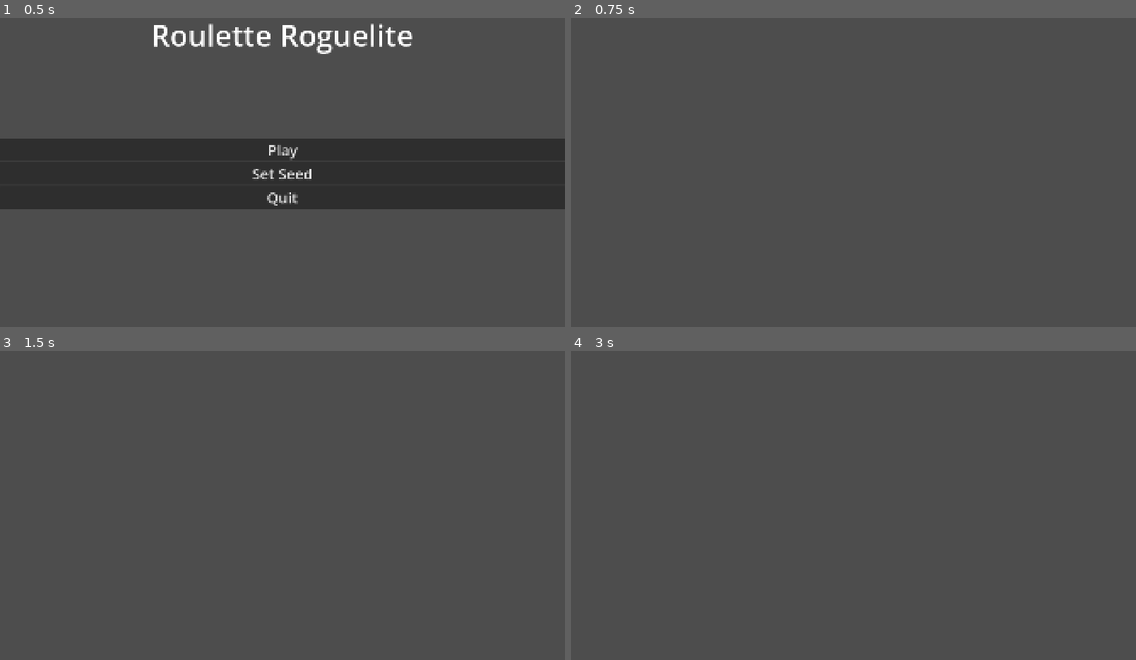
Above: before the commit, frames 1-4 (two rows, left to right).
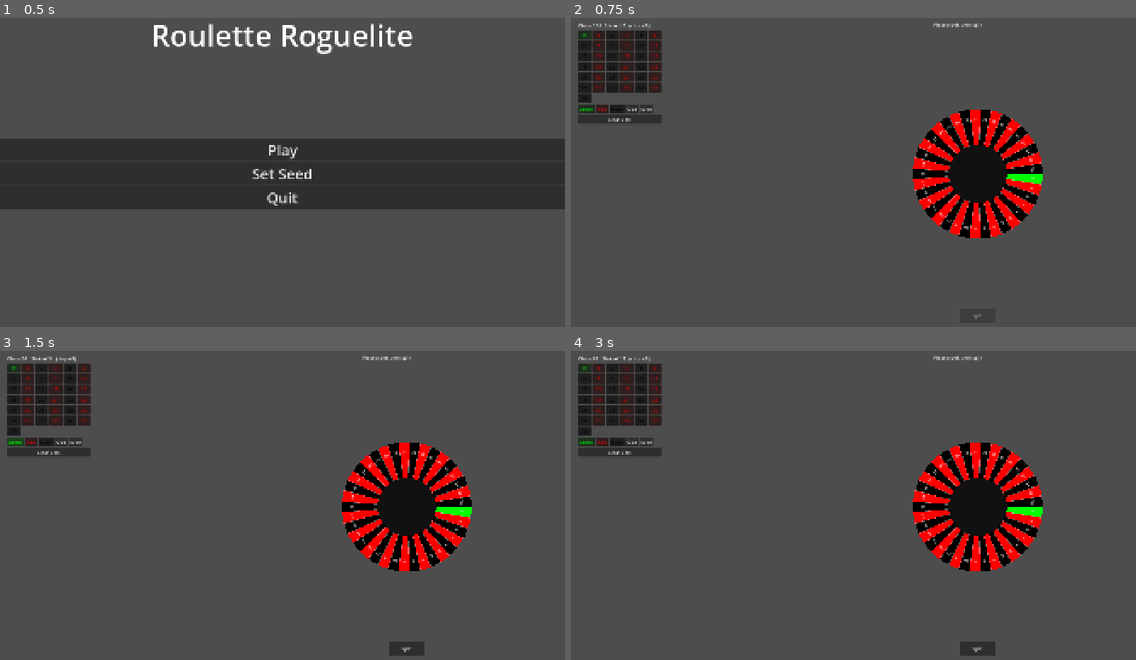
Above: after the commit, the same moments.

Repository: ruzet/Roulette-Roguelite
Game: Godot game, scene res://MainMenu.tscn
Two runs of this game, one before a commit and one after it. Both use one fixed random seed, a clock stepped at 60 frames per second and the inputs below.
Inputs (mouse positions are in pixels of both pictures, inside the frame that each line leads up to):
- Up to frame 1 (0.5 s): no input
- Up to frame 2 (0.75 s): click "Play" at 0.5 s
- Up to frame 3 (1.5 s): click (16, 440) at 1.25 s, where only the run after the commit has a clickable "Green"
- Up to frame 4 (3 s): click (604, 440) at 2 s, where only the run after the commit has a clickable "Red"; click (616, 440) at 2.75 s, where only the run after the commit has a clickable "Black"

Frame 1 is identical in both runs. In frame 2, 11% of the frame differs, in the area x 1-84%, y 1-98%; in frame 3, 11%, in the area x 1-84%, y 1-99%; in frame 4, 11%.

Commit message:
more framework files (by framework i mean base roulette)

Diff:
--- /dev/null
+++ b/BetBook.gd
@@ -0,0 +1,43 @@
+class_name BetBook
+extends RefCounted
+signal Changed
+
+var Balance = 100
+var PayoutMultiplier = 1
+var Bets = []
+
+func PlaceBet(Type: BetType, Stake: int):
+	var Existing = false
+	if Stake <= 0 or Stake > Balance: return false
+	Balance -= Stake
+
+	for Bet in Bets:
+		if Bet.Type.ID == Type.ID:
+			Bet.Stake += Stake
+			Existing = true
+			break
+
+	if not Existing: Bets.append({"Type": Type, "Stake": Stake})
+	Changed.emit()
+	return true
+
+func TotalStaked():
+	var Total = 0
+	for Bet in Bets: Total += Bet.Stake
+	return Total
+
+func ResolveBets(Results: Array[PocketData]) -> Dictionary:
+	var Staked = TotalStaked()
+	var Returned = 0.0
+	var Paid = 0
+
+	for Bet in Bets:
+		var Hits = 0
+		for Pocket in Results: if Bet.Type.Matches(Pocket): Hits += 1
+		if Hits > 0: Returned += Bet.Stake + Bet.Stake * Bet.Type.Payout * PayoutMultiplier * Hits
+
+	Paid = roundi(Returned)
+	Bets.clear()
+	Balance += Paid
+	Changed.emit()
+	return {"Staked": Staked, "Paid": Paid, "Net": Paid - Staked}
--- /dev/null
+++ b/BetType.gd
@@ -0,0 +1,45 @@
+class_name BetType
+extends Resource
+
+@export var ID: StringName
+@export var DisplayName = ""
+@export var Payout = 1
+@export var Numbers: Array[int] = []
+@export var Colors: Array[StringName] = []
+@export var Parity = 0
+@export var MinRange = 0
+@export var MaxRange = -1
+
+func Matches(Pocket: PocketData):
+	if Numbers.has(Pocket.Number) or Colors.has(Pocket.ColorID): return true
+	if Pocket.Number > 0:
+		if Parity == 1 && Pocket.Number % 2 == 1: return true
+		if Parity == 2 && Pocket.Number % 2 == 0: return true
+
+	return MaxRange >= MinRange && Pocket.Number >= MinRange && Pocket.Number <= MaxRange
+
+static func _Make(PID: StringName, PName: String):
+	var Bet = BetType.new()
+	Bet.ID = PID
+	Bet.DisplayName = PName
+	return Bet
+
+static func Straight(Number: int):
+	var Bet = _Make(StringName("n%d" % Number), str(Number))
+	Bet.Numbers.append(Number)
+	return Bet
+
+static func Color(ColorID: StringName):
+	var Bet = _Make(StringName("c_" + ColorID), str(ColorID).capitalize())
+	Bet.Colors.append(ColorID)
+	return Bet
+
+static func Even():
+	var Bet = _Make(&"Even", "Even")
+	Bet.Parity = 2
+	return Bet
+
+static func Odd():
+	var Bet = _Make(&"Odd", "Odd")
+	Bet.Parity = 1
+	return Bet
--- /dev/null
+++ b/BettingTable.gd
@@ -0,0 +1,64 @@
+class_name BettingTable
+extends VBoxContainer
+signal BetPlaced(Type: BetType)
+
+## Payouts are worked out from the pool: floor(Pockets / matching * (1 - edge)) - 1
+@export var ChipValue = 5
+@export var HouseEdge = 0.02
+
+var Locked = false
+var Source = PocketSet.new()
+var Book = BetBook.new()
+var _Info: Label
+var _Grid: GridContainer
+var _Outside: HBoxContainer
+
+func Bind(PSource: PocketSet, PBook: BetBook):
+	Source = PSource
+	Book = PBook
+	Source.Changed.connect(_Rebuild)
+	Book.Changed.connect(_RefreshInfo)
+	_Rebuild()
+	_RefreshInfo()
+
+func _ready() -> void:
+	_Info = Label.new()
+	_Grid = GridContainer.new()
+	_Grid.columns = 6
+	_Outside = HBoxContainer.new()
+	var Clear = Button.new()
+	Clear.text = "Clear Bets"
+	Clear.pressed.connect(func(): if not Locked: Book.clear())
+	for N in [_Info, _Grid, _Outside, Clear]:
+		add_child(N)
+
+func _Rebuild() -> void:
+	var Seen := {}
+	for C in _Grid.get_children() + _Outside.get_children():
+		C.queue_free()
+	for Pocket in Source.Pockets:
+		if Seen.has(Pocket):
+			continue
+		Seen[Pocket.Number] = true
+		_AddButton(_Grid, BetType.Straight(Pocket.Number), Source.ColorTable.get(Pocket.ColorID, Color.WHITE))
+	for C in Source.Colors():
+		_AddButton(_Outside, BetType.Color(C), Source.ColorTable.get(C, Color.WHITE))
+	_AddButton(_Outside, BetType.Odd())
+	_AddButton(_Outside, BetType.Even())
+
+func _AddButton(Parent: Control, Type: BetType, Tint := Color.WHITE) -> void:
+	var Hits := 0
+	var NewButton := Button.new()
+
+	for Pocket in Source.Pockets: if Type.Matches(Pocket): Hits += 1
+	if Hits > 0: Type.Payout = maxf(floorf(float(Source.Pockets.size()) / Hits * (1.0 - HouseEdge)) - 1.0, 0.0)
+	NewButton.text = Type.DisplayName
+	NewButton.custom_minimum_size = Vector2(44, 32)
+	NewButton.self_modulate = Tint
+	NewButton.disabled = Hits == 0
+	NewButton.tooltip_text = "pays %d:1" % int(Type.Payout)
+	NewButton.pressed.connect(func():
+		if not Locked and Book.PlaceBet(Type, ChipValue): BetPlaced.emit(Type))
+	Parent.add_child(NewButton)
+
+func _RefreshInfo() -> void: if _Info: _Info.text = "Chips: %d   Staked: %d   (chip = %d)" % [Book.Balance, Book.TotalStaked(), ChipValue]
--- /dev/null
+++ b/MainGame.gd
@@ -0,0 +1,57 @@
+extends Node2D
+
+@onready var Wheel: RouletteWheel = $RouletteWheel
+@onready var Table: BettingTable = $UI/BettingTable
+@onready var SpinButton: Button = $UI/SpinButton
+@onready var ResultLabel: Label = $UI/ResultLabel
+
+var Source := PocketSet.new()
+var Book := BetBook.new()
+
+func _ready() -> void:
+	var size := get_viewport_rect().size
+	var Wheel_x := size.x * 0.72
+
+	Wheel.Source = Source
+	Wheel.position = Vector2(Wheel_x, size.y * 0.5)
+	Wheel.BallCount = 1
+	if has_node("/root/GameState"):
+		Wheel.RNG = get_node("/root/GameState").RNG
+
+	Source.AddNumber(0, &"Green")
+	for N in range(1, 37):
+		Source.AddNumber(N, &"Red" if N % 2 == 1 else &"Black")
+
+	Table.position = Vector2(24, 24)
+	Table.Bind(Source, Book)
+	ResultLabel.position = Vector2(Wheel_x - 150, 20)
+	ResultLabel.text = "Place a bet, then spin"
+	SpinButton.text = "Spin"
+	SpinButton.custom_minimum_size = Vector2(120, 44)
+	SpinButton.position = Vector2(Wheel_x - 60, size.y - 80)
+
+	SpinButton.pressed.connect(_OnSpinPressed)
+	Wheel.SpinFinished.connect(_OnSpinFinished)
+	Book.Changed.connect(_UpdateButton)
+	_UpdateButton()
+	Wheel.queue_redraw()
+
+func _UpdateButton() -> void:
+	SpinButton.disabled = Wheel.Spinning or Book.Bets.is_empty()
+
+func _OnSpinPressed() -> void:
+	if Wheel.Spinning or Book.Bets.is_empty():
+		return
+	Table.Locked = true
+	ResultLabel.text = "Spinning..."
+	Wheel.Spin()
+	_UpdateButton()
+
+func _OnSpinFinished(Results: Array[PocketData]) -> void:
+	var ResolvedBet := Book.ResolveBets(Results)
+	Table.Locked = false
+	var Numbers := ", ".join(Results.map(func(Pocket): return str(Pocket.Number)))
+	ResultLabel.text = "Landed: %s   Net: %+d" % [Numbers, ResolvedBet.Net]
+	if Book.Balance <= 0:
+		ResultLabel.text += "   (out of chips)"
+	_UpdateButton()
--- a/MainGame.tscn
+++ b/MainGame.tscn
@@ -1,8 +1,27 @@
 [gd_scene format=3 uid="uid://b7gsy122tyvam"]
 
 [ext_resource type="Script" uid="uid://ce5ci53vnlkwn" path="res://RouletteWheel.gd" id="1_3tbxw"]
+[ext_resource type="Script" uid="uid://dpn55ghxflkd2" path="res://MainGame.gd" id="1_ws5ob"]
+[ext_resource type="Script" uid="uid://b5jixhgunqxc" path="res://BettingTable.gd" id="2_e3m3f"]
 
 [node name="MainGame" type="Node2D" unique_id=2099473463]
+script = ExtResource("1_ws5ob")
 
 [node name="RouletteWheel" type="Node2D" parent="." unique_id=1206488410]
+position = Vector2(980, 540)
 script = ExtResource("1_3tbxw")
+
+[node name="UI" type="CanvasLayer" parent="." unique_id=240550285]
+
+[node name="BettingTable" type="VBoxContainer" parent="UI" unique_id=928714554]
+offset_right = 40.0
+offset_bottom = 40.0
+script = ExtResource("2_e3m3f")
+
+[node name="SpinButton" type="Button" parent="UI" unique_id=1027931315]
+offset_right = 8.0
+offset_bottom = 8.0
+
+[node name="ResultLabel" type="Label" parent="UI" unique_id=1946437374]
+offset_right = 40.0
+offset_bottom = 23.0
--- /dev/null
+++ b/PocketSet.gd
@@ -0,0 +1,37 @@
+class_name PocketSet
+extends RefCounted
+signal Changed
+
+var Pockets: Array[PocketData] = []
+var History: Array[PocketData] = []
+var ColorTable = {
+    &"Red": Color.from_rgba8(255, 0, 0),
+    &"Black": Color.from_rgba8(0, 0, 0),
+    &"Green": Color.from_rgba8(0, 255, 0)
+}
+
+func AddNumber(Number: int, ColorID: StringName, Weight: float = 1.0):
+    var Data = PocketData.new()
+    Data.Number = Number
+    Data.ColorID = ColorID
+    Data.BaseWeight = Weight
+    AddPocket(Data)
+    return Data
+
+func AddPocket(Data: PocketData, Index = -1):
+    if Index < 0:
+        Pockets.append(Data)
+    else:
+        Pockets.insert(Index, Data)
+        Changed.emit()
+
+func RemovePocket(Index: int):
+    Pockets.remove_at(Index)
+    Changed.emit()
+
+func Colors():
+    var Output: Array[StringName] = []
+    for Pocket in Pockets:
+        if not Output.has(Pocket.ColorID):
+            Output.append(Pocket.ColorID)
+    return Output
--- a/RouletteWheel.gd
+++ b/RouletteWheel.gd
@@ -9,39 +9,35 @@
 @export var SpinTime = 4
 @export var BallCooldown = 0.5
 
+var Source: PocketSet = PocketSet.new():
+    set(Value):
+        if Source != null && Source.Changed.is_connected(queue_redraw): Source.Changed.disconnect(queue_redraw)
+        Source = Value
+        Source.Changed.connect(queue_redraw)
+        queue_redraw()
+
+var Pockets: Array[PocketData]:
+    get: return Source.Pockets
+
+var History: Array[PocketData]:
+    get: return Source.History
+
+var ColorTable: Dictionary:
+    get: return Source.ColorTable
+
 var _Balls: Array = []
-var Pockets: Array[PocketData] = []
-var History: Array[PocketData] = []
 var Luck = LuckSystem.new()
 var RNG = GameState.RNG
 var Spinning = false
 
-var ColorTable = {
-    &"Red": Color.from_rgba8(255, 0, 0),
-    &"Black": Color.from_rgba8(0, 0, 0),
-    &"Green": Color.from_rgba8(0, 255, 0)
-}
+func AddNumber(Number: int, ColorID: StringName, Weight = 1.0):
+    return Source.AddNumber(Number, ColorID, Weight)
 
-func _ready() -> void:
-    RNG.randomize()
-
-func AddNumber(Number: int, ColorID: StringName, Weight: float = 1.0):
-    var Data = PocketData.new()
-    Data.Number = Number
-    Data.ColorID = ColorID
-    Data.BaseWeight = Weight
-    return Data
-
-func AddPocket(Data: PocketData, Index = -1):
-    if Index < 0:
-        Pockets.append(Data)
-    else:
-        Pockets.insert(Index, Data)
-    queue_redraw()
+func AddPocket(Pocket: PocketData, Index = -1):
+    Source.AddPocket(Pocket, Index)
 
 func RemovePocket(Index: int):
-    Pockets.remove_at(Index)
-    queue_redraw()
+    Source.RemovePocket(Index)
 
 func Spin():
     if Spinning || Pockets.is_empty(): return
@@ -55,8 +51,8 @@
     var Outer = Radius * 0.95
     var NewTween = create_tween().set_parallel(true)
 
-    NewTween.tween_property(self, "rotation", rotation + TAU * 3, TotalTime)
-    NewTween.set_trans(Tween.TRANS_QUART).set_ease(Tween.EASE_OUT)
+    NewTween.tween_property(self, "rotation", rotation + TAU * 3, TotalTime) \
+	.set_trans(Tween.TRANS_QUART).set_ease(Tween.EASE_OUT)
 
     for i in BallCount:
         var Target = Luck.Pick(Pockets, RNG)
@@ -66,11 +62,11 @@
         var Delay = i * BallCooldown
 
         _Balls.append(Ball)
-        NewTween.tween_method(func(CurrentTime: float):
-            Ball.Angle = lerpf(StartAngle, FinalAngle, CurrentTime)
-            Ball.Radius = lerpf(Outer, Inner, pow(CurrentTime, 3.0))
-            queue_redraw(), 0.0, 1.0, SpinTime)
-        NewTween.set_trans(Tween.TRANS_QUART).set_ease(Tween.EASE_OUT).set_delay(Delay)
+        NewTween.tween_method(func(T: float):
+            Ball.Angle = lerpf(StartAngle, FinalAngle, T)
+            Ball.Radius = lerpf(Outer, Inner, pow(T, 3.0))
+            queue_redraw(), 0.0, 1.0, SpinTime) \
+		    .set_trans(Tween.TRANS_QUART).set_ease(Tween.EASE_OUT).set_delay(Delay)
         NewTween.tween_callback(_Land.bind(i, Target, Results)).set_delay(Delay + SpinTime)
 
     await NewTween.finished
@@ -87,7 +83,8 @@
     Results.append(Pocket)
     BallLanded.emit(BallIndex, Pocket, Context)
 
-func _draw():
+func _draw() -> void:
+    draw_circle(Vector2.ZERO, 50, Color.WHITE)
     if Pockets.is_empty(): return
 
     var TextFont = ThemeDB.fallback_font
@@ -108,3 +105,7 @@
     draw_circle(Vector2.ZERO, Radius * 0.45, Color("111111"))
     for B in _Balls:
         draw_circle(Vector2.from_angle(B.Angle) * B.Radius, 7.0, Color.WHITE)
+
+func _ready() -> void:
+    RNG.randomize()
+    if not Source.Changed.is_connected(queue_redraw): Source.Changed.connect(queue_redraw)
Not shown, added: BetBook.gd.uid
Not shown, added: BetType.gd.uid
Not shown, added: BettingTable.gd.uid
Not shown, added: MainGame.gd.uid
Not shown, added: PocketSet.gd.uid
